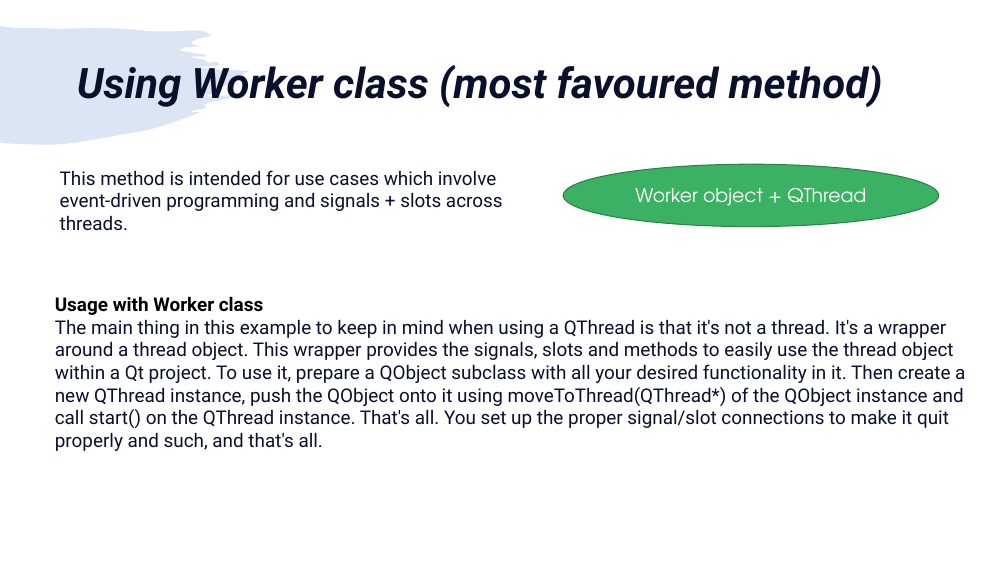
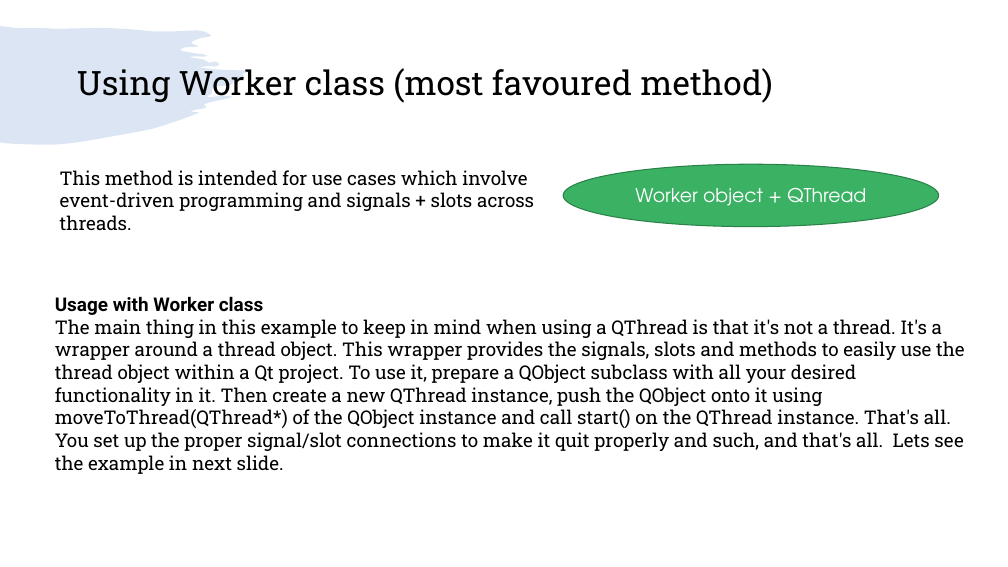
Before and after one commit to girishlande/QtProjects, a slide deck: slide 5 of MultithreadingInQT.pptx (slide 4 before the commit). Drawn at 1008x567 pixels with LibreOffice and Linux fonts; fonts in the diff are those of the drawing. Boxes give left, top, right and bottom in pixels: in the first picture for what was removed or moved away, otherwise in the second. Text is boxed around its words. In the diff, an @@ line names an element or a change of style, - is before the commit and + after.

```diff
--- a/MultithreadingInQT.pptx
+++ b/MultithreadingInQT.pptx
@@ title "Using Worker class (most favoured ..." at bbox=[77, 68, 773, 103]: size 40 to 32 pt, font Roboto to Roboto Slab, text colour #09102B to #000000, bold off, italic off @@
@@ text "This method is intended for ..." at bbox=[60, 170, 534, 230]: font Roboto to Roboto Slab, text colour #09102B to #000000 @@
@@ text at bbox=[55, 319, 965, 470]: text changed; font Roboto to Roboto Slab; text colour #09102B to #000000 @@
-The main thing in this example to keep in mind when using a QThread is that it's not a thread. It's a wrapper around a thread object. This wrapper provides the signals, slots and methods to easily use the thread object within a Qt project. To use it, prepare a QObject subclass with all your desired functionality in it. Then create a new QThread instance, push the QObject onto it using moveToThread(QThread*) of the QObject instance and call start() on the QThread instance. That's all. You set up the proper signal/slot connections to make it quit properly and such, and that's all.
+The main thing in this example to keep in mind when using a QThread is that it's not a thread. It's a wrapper around a thread object. This wrapper provides the signals, slots and methods to easily use the thread object within a Qt project. To use it, prepare a QObject subclass with all your desired functionality in it. Then create a new QThread instance, push the QObject onto it using moveToThread(QThread*) of the QObject instance and call start() on the QThread instance. That's all. You set up the proper signal/slot connections to make it quit properly and such, and that's all. Lets see the example in next slide.
```
Also in this commit, not shown: 9 other slides changed, 2 slides added, 1 slide removed, 1 other file.
